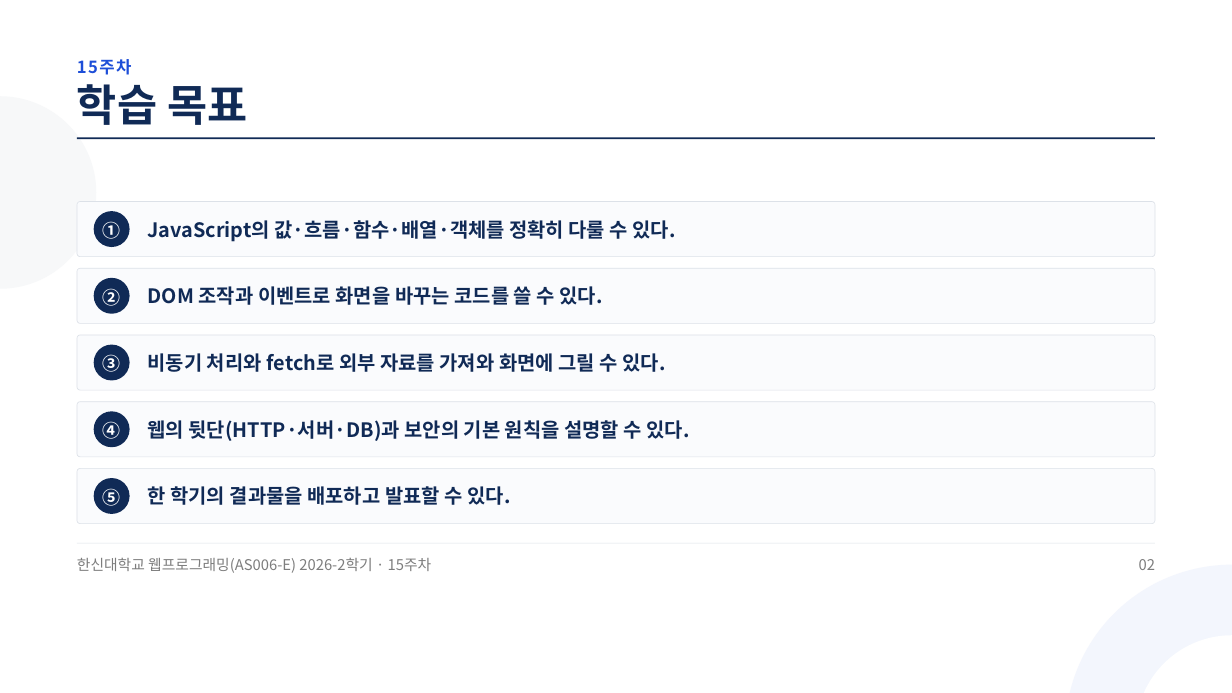
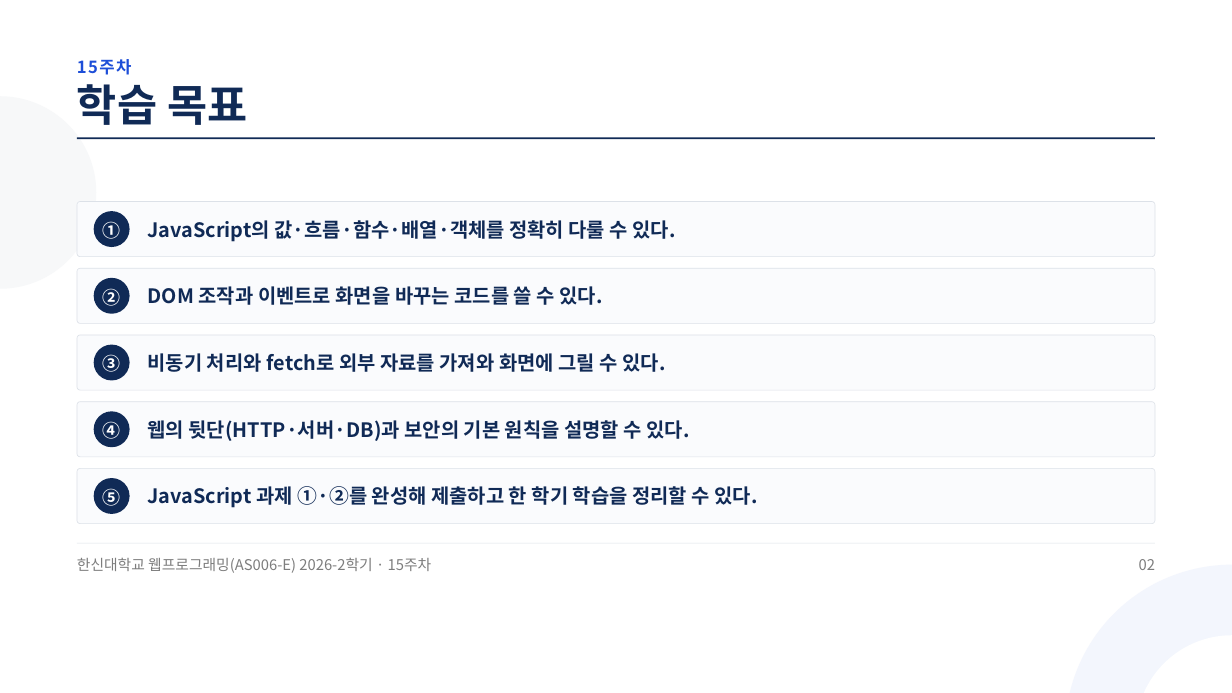
Before and after one commit to jungaistar/materials, a slide deck: slide 2 of hs-web/W15_기말고사.pptx. Drawn at 1232x693 pixels with LibreOffice and Linux fonts; fonts in the diff are those of the drawing. Boxes give left, top, right and bottom in pixels: in the first picture for what was removed or moved away, otherwise in the second. Text is boxed around its words. In the diff, an @@ line names an element or a change of style, - is before the commit and + after.

Commit message:
hs-web 슬라이드 다시 굽기: W15_기말고사.pptx (14주차 JS 과제 마무리 · 15주차 온라인 기말)

```diff
--- a/hs-web/W15_기말고사.pptx
+++ b/hs-web/W15_기말고사.pptx
@@ text at (x1=148, y1=486, x2=758, y2=508): text changed @@
-한 학기의 결과물을 배포하고 발표할 수 있다.
+JavaScript 과제 ①·②를 완성해 제출하고 한 학기 학습을 정리할 수 있다.
```
Also in this commit, not shown: 16 other slides changed, 3 slides added, 5 slides removed.
